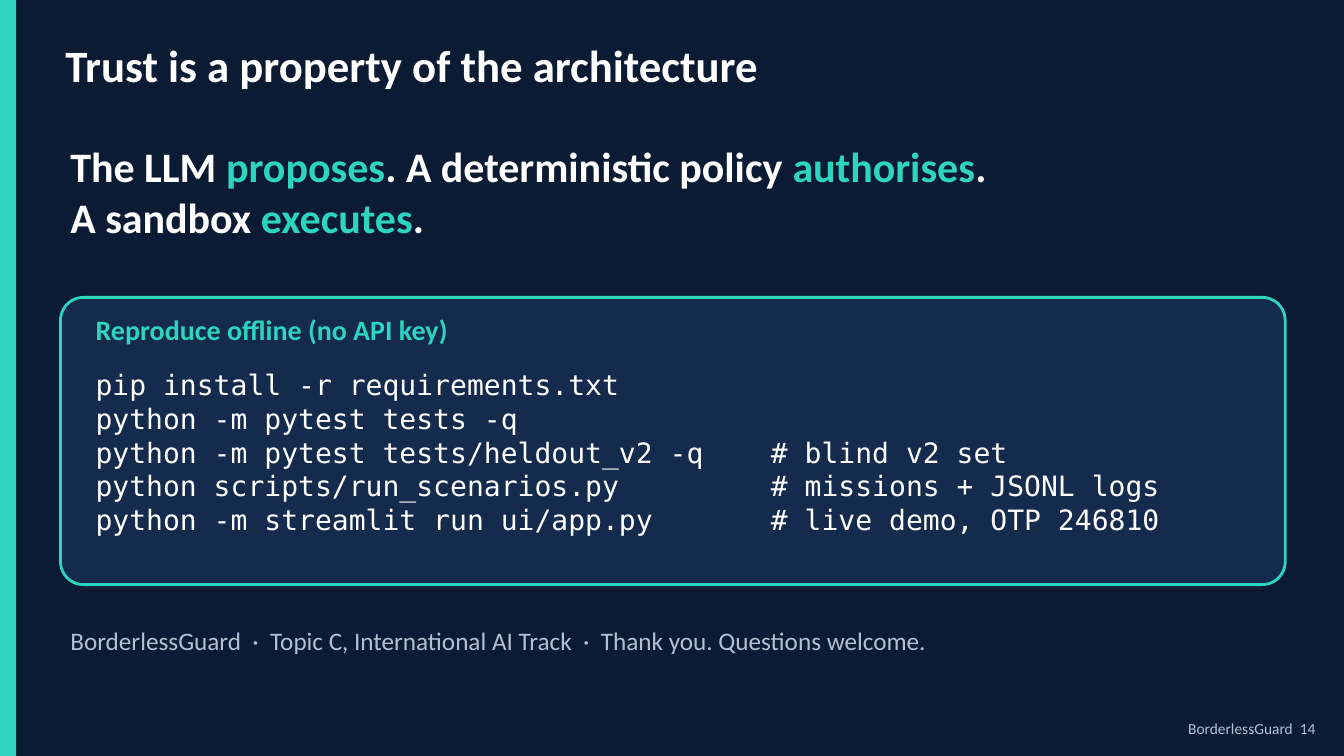
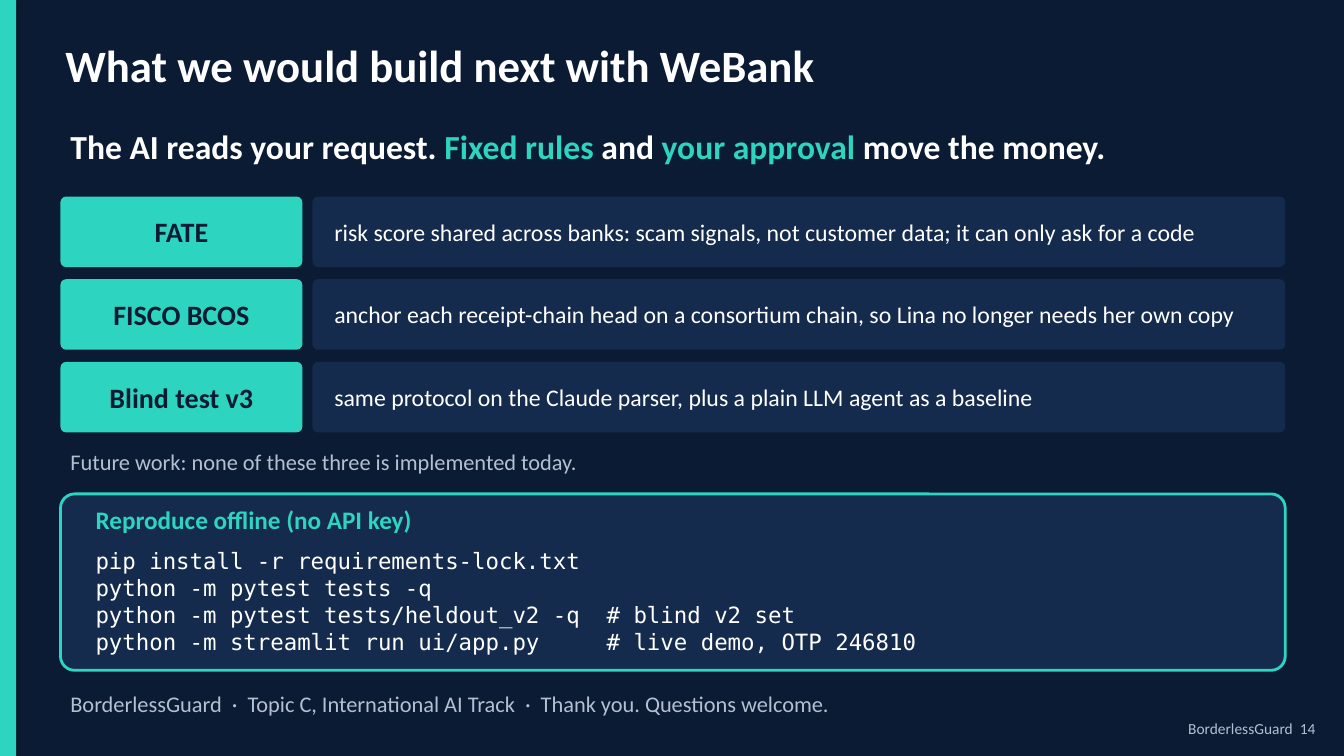
Before and after one commit to Arracheur2Bonnet/Borderless, a slide deck: slide 14 of deliverables/pitch/BorderlessGuard_deck.pptx. Drawn at 1344x756 pixels with LibreOffice and Linux fonts; fonts in the diff are those of the drawing. Boxes give left, top, right and bottom in pixels: in the first picture for what was removed or moved away, otherwise in the second. Text is boxed around its words. In the diff, an @@ line names an element or a change of style, - is before the commit and + after.

```diff
--- a/deliverables/pitch/BorderlessGuard_deck.pptx
+++ b/deliverables/pitch/BorderlessGuard_deck.pptx
@@ text at (65, 50, 814, 83): text changed @@
-Trust is a property of the architecture
+What we would build next with WeBank
@@ text at (70, 135, 1105, 165): text changed; size 30 to 24 pt @@
-The LLM proposes. A deterministic policy authorises.
-A sandbox executes.
+The AI reads your request. Fixed rules and your approval move the money.
@@ rounded rectangle added at (60, 197, 302, 267), fill #2DD4BF, 20 pt, text #0B1B33, bold @@
+FATE
@@ rounded rectangle added at (313, 197, 1286, 267), fill #142B4D, 17 pt, text #FFFFFF @@
+risk score shared across banks: scam signals, not customer data; it can only ask for a code
@@ rounded rectangle added at (60, 279, 302, 350), fill #2DD4BF, 20 pt, text #0B1B33, bold @@
+FISCO BCOS
@@ rounded rectangle added at (313, 279, 1286, 350), fill #142B4D, 17 pt, text #FFFFFF @@
+anchor each receipt-chain head on a consortium chain, so Lina no longer needs her own copy
@@ rounded rectangle added at (60, 362, 302, 433), fill #2DD4BF, 20 pt, text #0B1B33, bold @@
+Blind test v3
@@ rounded rectangle added at (313, 362, 1286, 433), fill #142B4D, 17 pt, text #FFFFFF @@
+same protocol on the Claude parser, plus a plain LLM agent as a baseline
@@ text added at (70, 454, 576, 474), 16 pt, text #B4C0D2 @@
+Future work: none of these three is implemented today.
@@ text at (96, 474, 619, 503): paragraph removed @@
-python scripts/run_scenarios.py # missions + JSONL logs
@@ rounded rectangle: place and size @@
-rounded rectangle at (60, 297, 1286, 585)
+rounded rectangle at (60, 494, 1286, 670)
@@ text "Reproduce offline (no API key)": place and size @@
-text "Reproduce offline (no API key)" at (96, 319, 448, 345)
+text "Reproduce offline (no API key)" at (96, 510, 412, 533)
@@ text "Reproduce offline (no API key)" at (96, 510, 412, 533): size 20 to 18 pt @@
@@ text "pip install -r requirements-lock.txt": place and size @@
-text "pip install -r requirements-lock.txt" at (96, 373, 1159, 536)
+text "pip install -r requirements-lock.txt" at (96, 552, 916, 655)
@@ text at (96, 552, 580, 574): text changed; size 20 to 16 pt @@
-pip install -r requirements.txt
+pip install -r requirements-lock.txt
@@ text at (96, 579, 916, 655): size 20 to 16 pt in "python -m pytest tests -q", "python -m pytest tests/heldout_v2 -q # blind ...", "python -m streamlit run ui/app.py # live ..." @@
@@ text "BorderlessGuard · Topic C, International ...": place and size @@
-text "BorderlessGuard · Topic C, International ..." at (70, 632, 926, 654)
+text "BorderlessGuard · Topic C, International ..." at (70, 696, 829, 716)
@@ text "BorderlessGuard · Topic C, International ..." at (70, 696, 829, 716): size 18 to 16 pt @@
```
Also in this commit, not shown: 12 other slides changed, 1 slide added, 1 slide removed, 19 other files.
